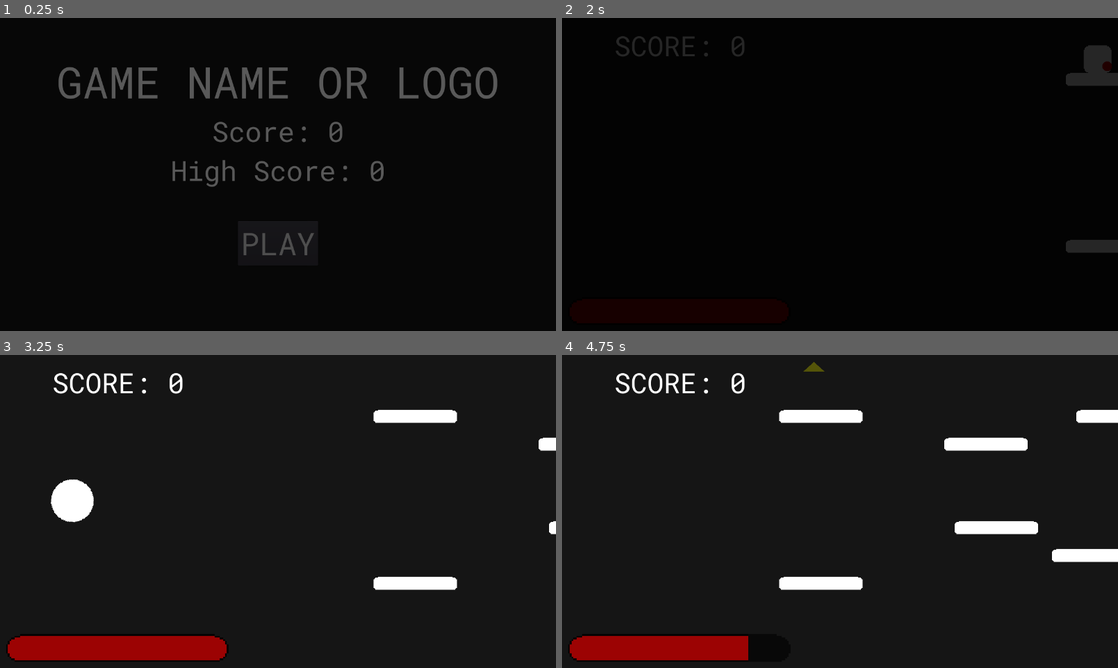
Above: before the commit, frames 1-4 (two rows, left to right).
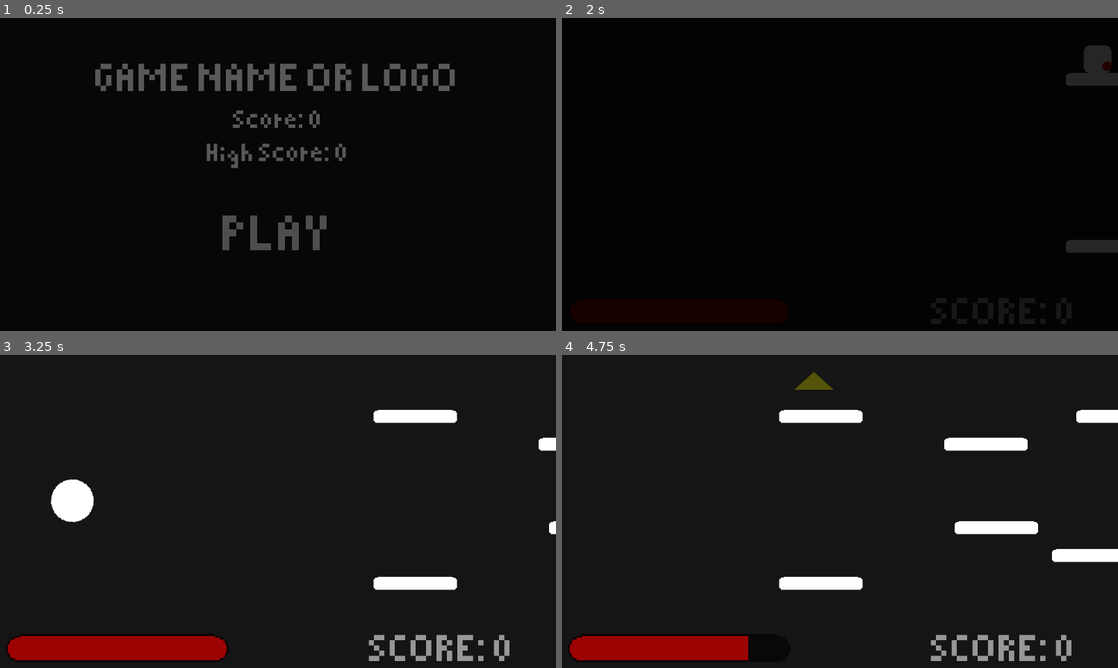
Above: after the commit, the same moments.

Repository: IonAir1/Genre-Mash-Jam
Game: Godot game, scene res://scenes/main menu.tscn
Same seed, same stepped clock (60 frames per second), same inputs: the game is played once before the commit and once after it.
Inputs (mouse positions are in pixels of both pictures, inside the frame that each line leads up to):
- Up to frame 1 (0.25 s): no input
- Up to frame 2 (2 s): click "PLAY" at 0.5 s; click "PLAY" at 1.25 s
- Up to frame 3 (3.25 s): move the mouse to (400, 495) at 2.02 s; hold W (jump) 2.03-2.78 s; hold D (right) from 2.03 s (still down); click (400, 495) at 2.1 s; move the mouse to (166, 527) at 2.77 s; tap W (jump) at 2.85, 3.02 s; click (166, 527) at 3.05 s
- Up to frame 4 (4.75 s): tap W (jump) at 3.32, 3.8, 4.52 s; move the mouse to (895, 442) at 3.52 s; release D (right) at 3.53 s; hold A (left) 3.53-4.28 s; hold S (drop) 3.53-4.28 s; move the mouse to (812, 574) at 4.27 s; hold D (right) from 4.28 s (still down); click (812, 574) at 4.35 s

The runs differ from the first frame. In frame 1, 6.5% of the frame differs, in the area x 10-90%, y 14-76%; in frame 2, 0.4%; in frame 3, 1.4%; in frame 4, 1.7%.

Commit message:
screen shake and sound files

Diff:
--- a/proj/Global/global.gd
+++ b/proj/Global/global.gd
@@ -8,3 +8,4 @@
 var enemypos = [0, 0, 0, 0, 0, 0, 0 , 0, 0, 0, 0] #enemy grid positions available
 var lives = 3 #lives
 var hurt = 0 #is player respawning
+var shake = 0
--- a/proj/scenes/main menu.tscn
+++ b/proj/scenes/main menu.tscn
@@ -1,6 +1,6 @@
-[gd_scene load_steps=7 format=2]
+[gd_scene load_steps=12 format=2]
 
-[ext_resource path="res://assets/RobotoMono-VariableFont_wght.ttf" type="DynamicFontData" id=1]
+[ext_resource path="res://assets/pixelated.ttf" type="DynamicFontData" id=1]
 [ext_resource path="res://scripts/main menu.gd" type="Script" id=2]
 [ext_resource path="res://assets/ground.png" type="Texture" id=3]
 
@@ -12,8 +12,18 @@
 size = 64
 font_data = ExtResource( 1 )
 
+[sub_resource type="StyleBoxEmpty" id=4]
+
+[sub_resource type="StyleBoxEmpty" id=5]
+
+[sub_resource type="StyleBoxEmpty" id=6]
+
+[sub_resource type="StyleBoxEmpty" id=7]
+
+[sub_resource type="StyleBoxEmpty" id=8]
+
 [sub_resource type="DynamicFont" id=3]
-size = 72
+size = 128
 font_data = ExtResource( 1 )
 
 [node name="main menu" type="Node2D"]
@@ -37,41 +47,47 @@
 
 [node name="Title" type="Label" parent="Control/VBoxContainer"]
 margin_right = 1040.0
-margin_bottom = 133.0
+margin_bottom = 113.0
 custom_fonts/font = SubResource( 1 )
 text = "GAME NAME OR LOGO"
 align = 1
 
 [node name="score" type="Label" parent="Control/VBoxContainer"]
-margin_top = 137.0
+margin_top = 117.0
 margin_right = 1040.0
-margin_bottom = 223.0
+margin_bottom = 189.0
 custom_fonts/font = SubResource( 2 )
 text = "Score:999"
 align = 1
 
 [node name="highscore" type="Label" parent="Control/VBoxContainer"]
-margin_top = 227.0
+margin_top = 193.0
 margin_right = 1040.0
-margin_bottom = 313.0
+margin_bottom = 265.0
 custom_fonts/font = SubResource( 2 )
 text = "Score:999"
 align = 1
 
 [node name="CenterContainer" type="CenterContainer" parent="Control/VBoxContainer"]
-margin_top = 317.0
+margin_top = 269.0
 margin_right = 1040.0
 margin_bottom = 560.0
 size_flags_horizontal = 3
 size_flags_vertical = 3
 
 [node name="Play" type="Button" parent="Control/VBoxContainer/CenterContainer"]
-margin_left = 428.0
-margin_top = 70.0
-margin_right = 612.0
-margin_bottom = 172.0
+margin_left = 392.0
+margin_top = 73.0
+margin_right = 648.0
+margin_bottom = 217.0
+custom_styles/hover = SubResource( 4 )
+custom_styles/pressed = SubResource( 5 )
+custom_styles/focus = SubResource( 6 )
+custom_styles/disabled = SubResource( 7 )
+custom_styles/normal = SubResource( 8 )
 custom_fonts/font = SubResource( 3 )
 text = "PLAY"
+flat = true
 
 [node name="fade" type="Sprite" parent="."]
 modulate = Color( 0, 0, 0, 1 )
--- a/proj/scenes/main.tscn
+++ b/proj/scenes/main.tscn
@@ -1,16 +1,16 @@
 [gd_scene load_steps=10 format=2]
 
 [ext_resource path="res://scenes/Player.tscn" type="PackedScene" id=1]
-[ext_resource path="res://assets/RobotoMono-VariableFont_wght.ttf" type="DynamicFontData" id=2]
+[ext_resource path="res://assets/pixelated.ttf" type="DynamicFontData" id=2]
 [ext_resource path="res://scripts/main.gd" type="Script" id=3]
 [ext_resource path="res://assets/ground.png" type="Texture" id=4]
 [ext_resource path="res://assets/flyer.png" type="Texture" id=5]
-[ext_resource path="res://assets/swimmer.png" type="Texture" id=6]
+[ext_resource path="res://scripts/screenshake.gd" type="Script" id=6]
 [ext_resource path="res://assets/health_bar_red.png" type="Texture" id=7]
 [ext_resource path="res://assets/health_bar_black.png" type="Texture" id=8]
 
 [sub_resource type="DynamicFont" id=1]
-size = 64
+size = 96
 font_data = ExtResource( 2 )
 
 [node name="main" type="Node2D"]
@@ -21,7 +21,8 @@
 }
 
 [node name="score" type="Node2D" parent="."]
-position = Vector2( 120, 20 )
+modulate = Color( 1, 1, 1, 0.556863 )
+position = Vector2( 848.623, 620.038 )
 z_index = 101
 __meta__ = {
 "_edit_group_": true
@@ -81,32 +82,6 @@
 z_index = 200
 texture = ExtResource( 4 )
 
-[node name="life" type="Node2D" parent="."]
-visible = false
-modulate = Color( 1, 1, 1, 0.486275 )
-position = Vector2( 26.5412, 613.377 )
-z_index = 3
-__meta__ = {
-"_edit_group_": true
-}
-
-[node name="1a" type="Sprite" parent="life"]
-scale = Vector2( 0.4, 0.4 )
-texture = ExtResource( 6 )
-offset = Vector2( 120, 120 )
-
-[node name="2a" type="Sprite" parent="life"]
-position = Vector2( 120, 0 )
-scale = Vector2( 0.4, 0.4 )
-texture = ExtResource( 6 )
-offset = Vector2( 120, 120 )
-
-[node name="3a" type="Sprite" parent="life"]
-position = Vector2( 240, 0 )
-scale = Vector2( 0.4, 0.4 )
-texture = ExtResource( 6 )
-offset = Vector2( 120, 120 )
-
 [node name="health" type="TextureProgress" parent="."]
 modulate = Color( 1, 1, 1, 0.6 )
 margin_left = 13.6607
@@ -120,3 +95,8 @@
 __meta__ = {
 "_edit_use_anchors_": false
 }
+
+[node name="screenshake" type="Camera2D" parent="."]
+position = Vector2( 640, 360 )
+current = true
+script = ExtResource( 6 )
--- a/proj/scripts/Player.gd
+++ b/proj/scripts/Player.gd
@@ -45,12 +45,13 @@
 			jump = 0
 			velocity.y += jump_speed_normal
 		else: #added jump
-			if jump <= 10:
-				jump += 1
-				velocity.y += jump_speed_var
-			if jump > 10 and jump <= 20:
-				jump + 1
-				velocity.y += jump_speed_var/2
+			if respawning == 0:
+				if jump <= 10:
+					jump += 1
+					velocity.y += jump_speed_var
+				if jump > 10 and jump <= 20:
+					jump + 1
+					velocity.y += jump_speed_var/2
 
 func _on_detectdead_area_entered(area): #detect if player hit
 	if dead == 0 and global.lives <= 0: #if no more lives
@@ -69,6 +70,8 @@
 			respawning = 1
 			global.lives -= 10
 			global.hurt = 1
+		else:
+			global.shake = 1
 		reset_grav()
 		global.lives -= 10
 		yield(get_tree().create_timer(0.01), "timeout")
--- a/proj/scripts/enemy.gd
+++ b/proj/scripts/enemy.gd
@@ -9,7 +9,7 @@
 	bullet() #start shooting bullets
 
 func bullet():
-	yield(get_tree().create_timer(rand_range(0.1, 3)), "timeout") #spawn bullets
+	yield(get_tree().create_timer(rand_range(1.2, 3)), "timeout") #spawn bullets
 	var b = bullet.instance()
 	b.position = position
 	get_parent().add_child(b)
--- a/proj/scripts/paper.gd
+++ b/proj/scripts/paper.gd
@@ -12,6 +12,7 @@
 func _physics_process(delta):
 	var collision_info = move_and_collide(velocity * delta) #movement of ball
 	if collision_info:
+		global.shake = 2
 		velocity = velocity.bounce(collision_info.normal) #bouncing of ball
 
 func _on_playerdetect_body_entered(body):
--- /dev/null
+++ b/proj/scripts/screenshake.gd
@@ -0,0 +1,51 @@
+extends Camera2D
+
+var shake_power = 10
+var shake_time = 0.5
+var isShake = false
+var curPos
+var elapsedtime = 0
+var shake_power2 = 2
+var shake_time2 = 0.2
+var isShake2 = false
+var elapsedtime2 = 0
+
+func _ready():
+	randomize()
+	global.shake = 0
+	curPos = offset
+
+func _process(delta):
+	if isShake:
+		shake(delta)
+	if isShake2:
+		shake2(delta)
+	if global.shake == 1:
+		global.shake = 0
+		if not isShake:
+			elapsedtime = 0
+			isShake = true
+	if global.shake == 2:
+		global.shake = 0
+		if not isShake2:
+			elapsedtime2 = 0
+			isShake2 = true
+
+
+func shake(delta):
+	if elapsedtime<shake_time:
+		offset =  Vector2(randf(), randf()) * shake_power
+		elapsedtime += delta
+	else:
+		isShake = false
+		elapsedtime = 0
+		offset = curPos
+
+func shake2(delta):
+	if elapsedtime2<shake_time2:
+		offset =  Vector2(randf(), randf()) * shake_power2
+		elapsedtime2 += delta
+	else:
+		isShake2 = false
+		elapsedtime2 = 0
+		offset = curPos
Binary file added: proj/assets/pixelated.ttf
Not shown, added: proj/assets/sounds/Drop.wav.import
Not shown, added: proj/assets/sounds/Jump .wav.import
Not shown, added: proj/assets/sounds/Pickup.wav.import
Not shown, added: proj/assets/sounds/bounce.wav.import
Not shown, added: proj/assets/sounds/enemy hit.wav.import
Not shown, added: proj/assets/sounds/fall.wav.import
Not shown, added: proj/assets/sounds/Drop.wav
Not shown, added: proj/assets/sounds/Jump .wav
Not shown, added: proj/assets/sounds/Pickup.wav
Not shown, added: proj/assets/sounds/bounce.wav
Not shown, added: proj/assets/sounds/click.wav
(and 4 more such lines)
